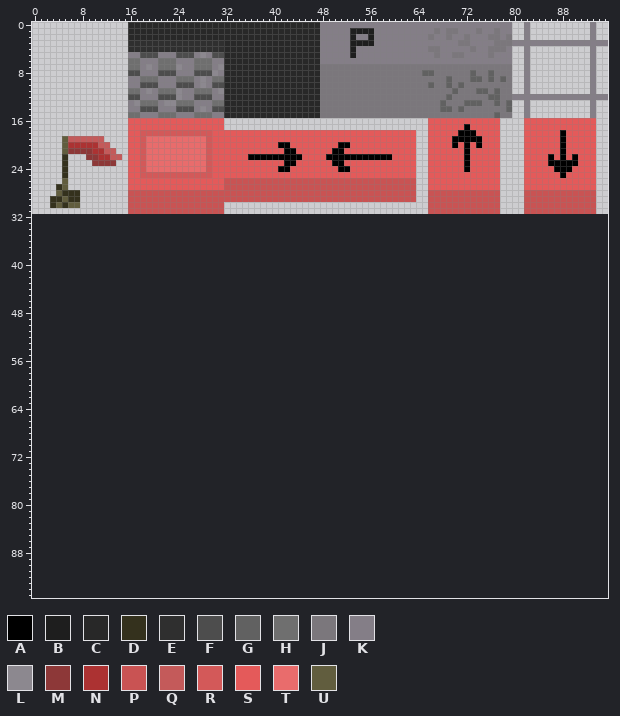
Two states of a sprite sheet, res/AllTestTyle.png. Above, as it was before the edit.
The file is 96x32 pixels. The old version is drawn lined up with the new one, on the new canvas.
Palette (. is transparent): A #000000  B #1e1e1e  C #282828  D #34311d  E #2f2f2f  F #4d4d4d  G #616161  H #6f6f6f  J #7b777c  K #847e87  L #8c888f  M #8d3838  N #ac3232  P #c95353  Q #c45a5a  R #d35959  S #e45a5a  T #e96c6c  U #615d3e
Pixels before (only the part around the change), first column x 0:
23 .....D....MMMM..SSRTTTTTTTTTTRSSSSSSSSSSSSAASSSSSSAASSSSSSSSSSSS..SSSSSSASSSSS...
24 .....D..........SSRTTTTTTTTTTRSSSSSSSSSSSAASSSSSSSSAASSSSSSSSSSS..SSSSSSASSSSS...
25 .....D..........SSRRRRRRRRRRRRSSSSSSSSSSSSSSSSSSSSSSSSSSSSSSSSSS..SSSSSSSSSSSS...
26 .....U..........SSSSSSSSSSSSSSSSPPPPPPPPPPPPPPPPPPPPPPPPPPPPPPPP..SSSSSSSSSSSS...
27 ....DU..........SSSSSSSSSSSSSSSSPPPPPPPPPPPPPPPPPPPPPPPPPPPPPPPP..SSSSSSSSSSSS...
28 ....UDDD........PPPPPPPPPPPPPPPPPPPPPPPPPPPPPPPPPPPPPPPPPPPPPPPP..PPPPPPPPPPPP...
29 ...DDUDD........PPPPPPPPPPPPPPPPPPPPPPPPPPPPPPPPPPPPPPPPPPPPPPPP..PPPPPPPPPPPP...
30 ...DUDUU........PPPPPPPPPPPPPPPP..................................PPPPPPPPPPPP...
31 ................PPPPPPPPPPPPPPPP..................................PPPPPPPPPPPP...
32 .................................................................................
33 .................................................................................
34 .................................................................................
35 .................................................................................
36 .................................................................................
37 .................................................................................
38 .................................................................................
39 .................................................................................
40 .................................................................................
41 .................................................................................
42 .................................................................................
43 .................................................................................
44 .................................................................................
45 .................................................................................
46 .................................................................................
47 .................................................................................
48 .................................................................................
49 .................................................................................
50 .................................................................................
51 .................................................................................
52 .................................................................................
53 .................................................................................
54 .................................................................................
55 .................................................................................
56 .................................................................................
57 .................................................................................
58 .................................................................................
59 .................................................................................
60 .................................................................................
61 .................................................................................
62 .................................................................................
63 .................................................................................
64 .................................................................................
65 .................................................................................
66 .................................................................................
67 .................................................................................
68 .................................................................................
69 .................................................................................
70 .................................................................................
71 .................................................................................
72 .................................................................................
73 .................................................................................
74 .................................................................................
75 .................................................................................
76 .................................................................................
77 .................................................................................
78 .................................................................................
79 .................................................................................
80 .................................................................................
81 .................................................................................
82 .................................................................................
83 .................................................................................
84 .................................................................................
85 .................................................................................
Now the later version:
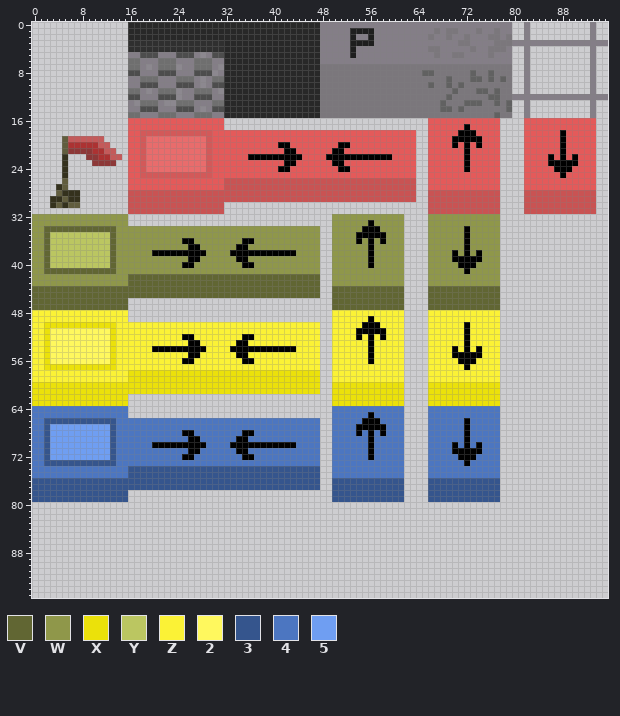
Colours new in this view: V #616633  W #8f974a  X #ebe10a  Y #bbc661  Z #fbf236  2 #fff85e  3 #35558d  4 #4c76c1  5 #6f9ef2
Log entry: update level editor with new fields
The edit:
canvas 96x32 -> 96x96
Changed rows in their new state; - is an unchanged pixel.
first column x 0:
32 WWWWWWWWWWWWWWWW----------------------------------WWWWWWWWWWWW----WWWWWWWWWWWW
33 WWWWWWWWWWWWWWWW----------------------------------WWWWWWAWWWWW----WWWWWWWWWWWW
34 WWVVVVVVVVVVVVWWWWWWWWWWWWWWWWWWWWWWWWWWWWWWWWWW--WWWWWAAAWWWW----WWWWWWAWWWWW
35 WWVYYYYYYYYYYVWWWWWWWWWWWWWWWWWWWWWWWWWWWWWWWWWW--WWWWAAAAAWWW----WWWWWWAWWWWW
36 WWVYYYYYYYYYYVWWWWWWWWWWWAAWWWWWWWWAAWWWWWWWWWWW--WWWWAWAWAWWW----WWWWWWAWWWWW
37 WWVYYYYYYYYYYVWWWWWWWWWWWWAAWWWWWWAAWWWWWWWWWWWW--WWWWWWAWWWWW----WWWWWWAWWWWW
38 WWVYYYYYYYYYYVWWWWWWAAAAAAAAAWWWWAAAAAAAAAAAWWWW--WWWWWWAWWWWW----WWWWAWAWAWWW
39 WWVYYYYYYYYYYVWWWWWWWWWWWWAAWWWWWWAAWWWWWWWWWWWW--WWWWWWAWWWWW----WWWWAAAAAWWW
40 WWVYYYYYYYYYYVWWWWWWWWWWWAAWWWWWWWWAAWWWWWWWWWWW--WWWWWWAWWWWW----WWWWWAAAWWWW
41 WWVVVVVVVVVVVVWWWWWWWWWWWWWWWWWWWWWWWWWWWWWWWWWW--WWWWWWWWWWWW----WWWWWWAWWWWW
42 WWWWWWWWWWWWWWWWVVVVVVVVVVVVVVVVVVVVVVVVVVVVVVVV--WWWWWWWWWWWW----WWWWWWWWWWWW
43 WWWWWWWWWWWWWWWWVVVVVVVVVVVVVVVVVVVVVVVVVVVVVVVV--WWWWWWWWWWWW----WWWWWWWWWWWW
44 VVVVVVVVVVVVVVVVVVVVVVVVVVVVVVVVVVVVVVVVVVVVVVVV--VVVVVVVVVVVV----VVVVVVVVVVVV
45 VVVVVVVVVVVVVVVVVVVVVVVVVVVVVVVVVVVVVVVVVVVVVVVV--VVVVVVVVVVVV----VVVVVVVVVVVV
46 VVVVVVVVVVVVVVVV----------------------------------VVVVVVVVVVVV----VVVVVVVVVVVV
47 VVVVVVVVVVVVVVVV----------------------------------VVVVVVVVVVVV----VVVVVVVVVVVV
48 ZZZZZZZZZZZZZZZZ----------------------------------ZZZZZZZZZZZZ----ZZZZZZZZZZZZ
49 ZZZZZZZZZZZZZZZZ----------------------------------ZZZZZZAZZZZZ----ZZZZZZZZZZZZ
50 ZZXXXXXXXXXXXXZZZZZZZZZZZZZZZZZZZZZZZZZZZZZZZZZZ--ZZZZZAAAZZZZ----ZZZZZZAZZZZZ
51 ZZX2222222222XZZZZZZZZZZZZZZZZZZZZZZZZZZZZZZZZZZ--ZZZZAAAAAZZZ----ZZZZZZAZZZZZ
52 ZZX2222222222XZZZZZZZZZZZAAZZZZZZZZAAZZZZZZZZZZZ--ZZZZAZAZAZZZ----ZZZZZZAZZZZZ
53 ZZX2222222222XZZZZZZZZZZZZAAZZZZZZAAZZZZZZZZZZZZ--ZZZZZZAZZZZZ----ZZZZZZAZZZZZ
54 ZZX2222222222XZZZZZZAAAAAAAAAZZZZAAAAAAAAAAAZZZZ--ZZZZZZAZZZZZ----ZZZZAZAZAZZZ
55 ZZX2222222222XZZZZZZZZZZZZAAZZZZZZAAZZZZZZZZZZZZ--ZZZZZZAZZZZZ----ZZZZAAAAAZZZ
56 ZZX2222222222XZZZZZZZZZZZAAZZZZZZZZAAZZZZZZZZZZZ--ZZZZZZAZZZZZ----ZZZZZAAAZZZZ
57 ZZXXXXXXXXXXXXZZZZZZZZZZZZZZZZZZZZZZZZZZZZZZZZZZ--ZZZZZZZZZZZZ----ZZZZZZAZZZZZ
58 ZZZZZZZZZZZZZZZZXXXXXXXXXXXXXXXXXXXXXXXXXXXXXXXX--ZZZZZZZZZZZZ----ZZZZZZZZZZZZ
59 ZZZZZZZZZZZZZZZZXXXXXXXXXXXXXXXXXXXXXXXXXXXXXXXX--ZZZZZZZZZZZZ----ZZZZZZZZZZZZ
60 XXXXXXXXXXXXXXXXXXXXXXXXXXXXXXXXXXXXXXXXXXXXXXXX--XXXXXXXXXXXX----XXXXXXXXXXXX
61 XXXXXXXXXXXXXXXXXXXXXXXXXXXXXXXXXXXXXXXXXXXXXXXX--XXXXXXXXXXXX----XXXXXXXXXXXX
62 XXXXXXXXXXXXXXXX----------------------------------XXXXXXXXXXXX----XXXXXXXXXXXX
63 XXXXXXXXXXXXXXXX----------------------------------XXXXXXXXXXXX----XXXXXXXXXXXX
64 4444444444444444----------------------------------444444444444----444444444444
65 4444444444444444----------------------------------444444A44444----444444444444
66 443333333333334444444444444444444444444444444444--44444AAA4444----444444A44444
67 443555555555534444444444444444444444444444444444--4444AAAAA444----444444A44444
68 4435555555555344444444444AA44444444AA44444444444--4444A4A4A444----444444A44444
69 44355555555553444444444444AA444444AA444444444444--444444A44444----444444A44444
70 44355555555553444444AAAAAAAAA4444AAAAAAAAAAA4444--444444A44444----4444A4A4A444
71 44355555555553444444444444AA444444AA444444444444--444444A44444----4444AAAAA444
72 4435555555555344444444444AA44444444AA44444444444--444444A44444----44444AAA4444
73 443333333333334444444444444444444444444444444444--444444444444----444444A44444
74 444444444444444433333333333333333333333333333333--444444444444----444444444444
75 444444444444444433333333333333333333333333333333--444444444444----444444444444
76 333333333333333333333333333333333333333333333333--333333333333----333333333333
77 333333333333333333333333333333333333333333333333--333333333333----333333333333
78 3333333333333333----------------------------------333333333333----333333333333
79 3333333333333333----------------------------------333333333333----333333333333
Changed places in both pictures, as pixel boxes (x1, y1, x2, y2):
added: (32, 214, 404, 502)
added: (428, 214, 500, 502)
